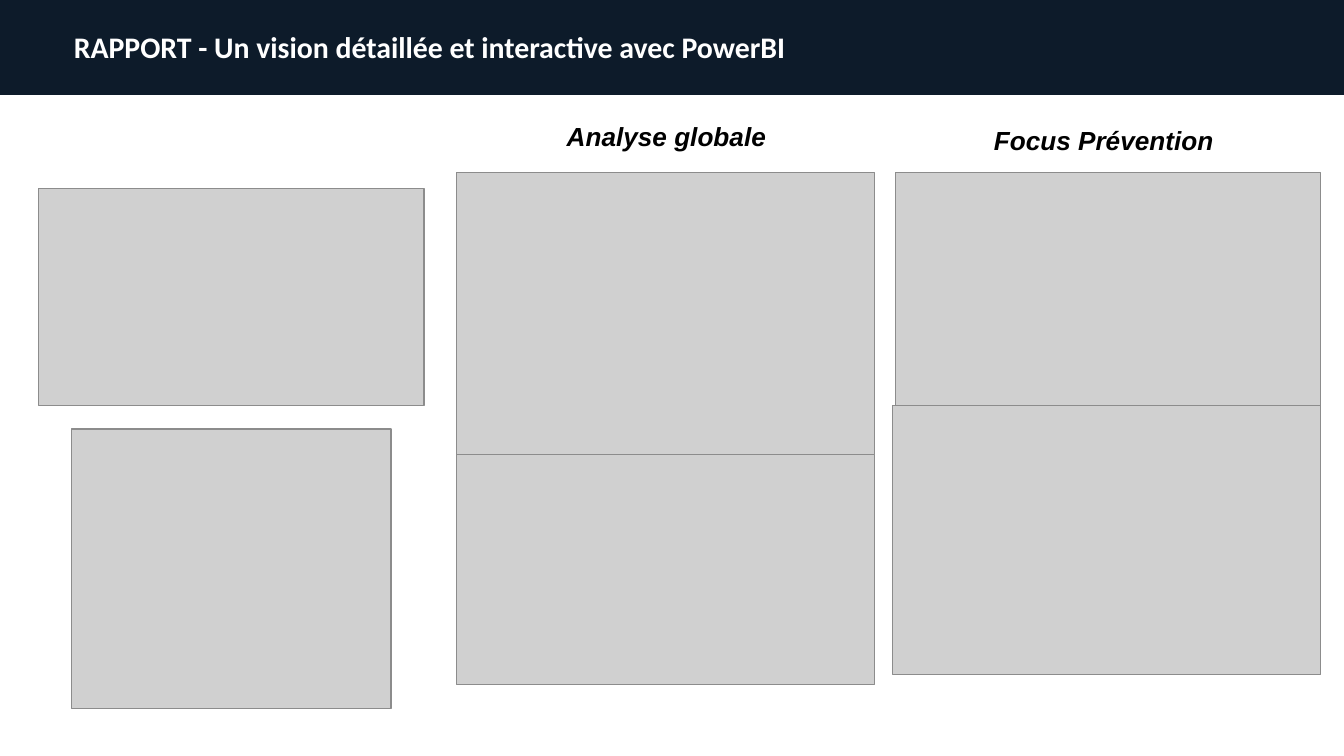
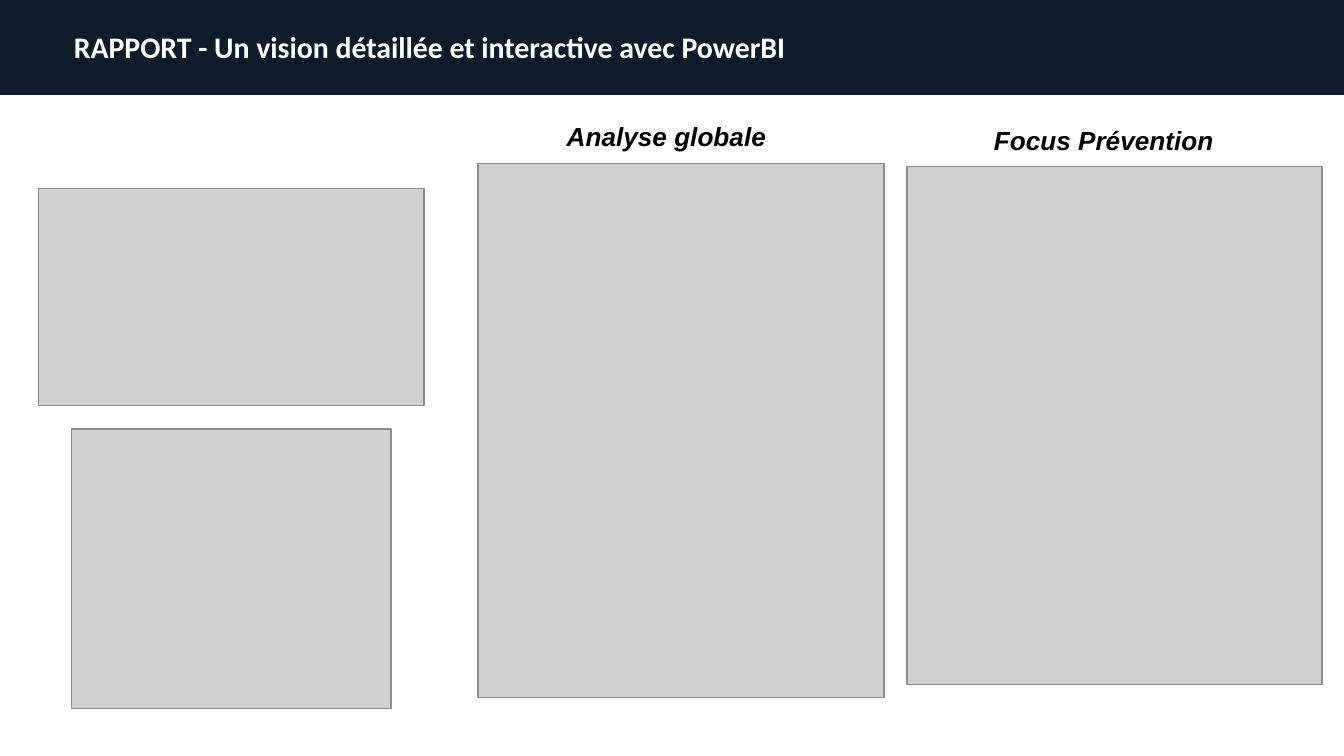
Before and after one commit to PaulMerieux/final_project_jedha_2026, a slide deck: slide 7 of Présentation - Sécurité Routière - Final.pptx (slide 6 before the commit). Drawn at 1344x756 pixels with LibreOffice and Linux fonts; fonts in the diff are those of the drawing; grey boxes stand for pictures. Boxes give left, top, right and bottom in pixels: in the first picture for what was removed or moved away, otherwise in the second. Text is boxed around its words. In the diff, an @@ line names an element or a change of style, - is before the commit and + after.

```diff
--- a/Présentation - Sécurité Routière - Final.pptx
+++ b/Présentation - Sécurité Routière - Final.pptx
@@ picture: place and size @@
-picture at [457, 172, 875, 495]
+picture at [478, 164, 884, 698]
@@ picture removed at [895, 172, 1321, 426] @@
@@ picture: place and size @@
-picture at [892, 406, 1320, 675]
+picture at [907, 167, 1322, 685]
@@ picture removed at [457, 454, 875, 684] @@
```
Also in this commit, not shown: 5 other slides changed, 1 slide added, 2 other files.
